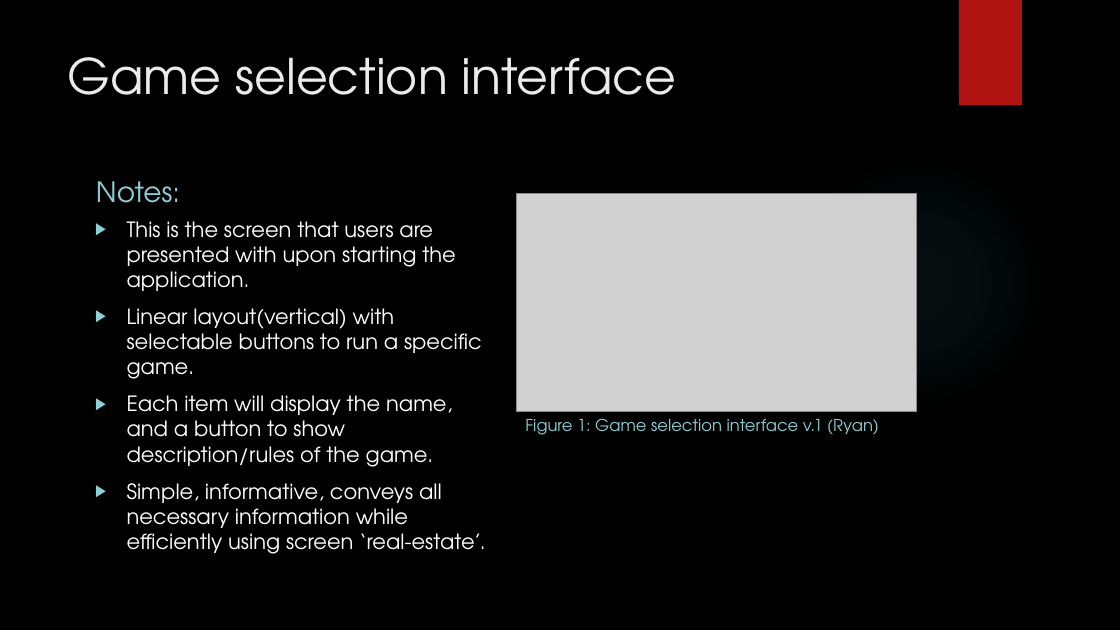
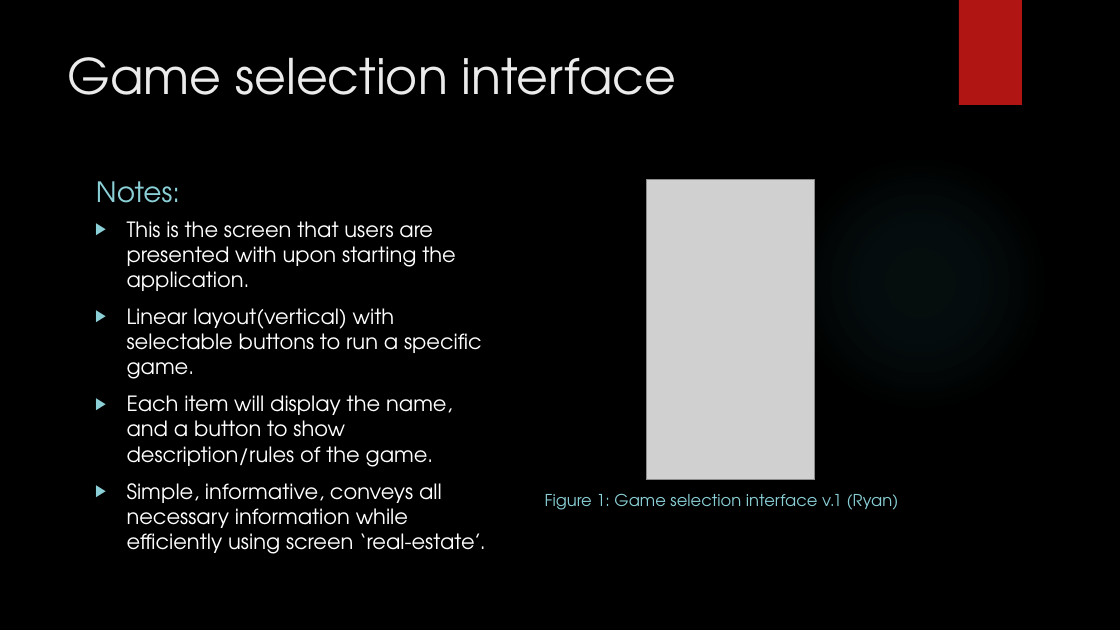
Before and after one commit to IgnitionOrk/SCaR_Arcade, a slide deck: slide 5 of SCaRArcade.pptx. Drawn at 1120x630 pixels with LibreOffice and Linux fonts; fonts in the diff are those of the drawing; grey boxes stand for pictures; background and template pictures are left out. Boxes give left, top, right and bottom in pixels: in the first picture for what was removed or moved away, otherwise in the second. Text is boxed around its words. In the diff, an @@ line names an element or a change of style, - is before the commit and + after.

```diff
--- a/SCaRArcade.pptx
+++ b/SCaRArcade.pptx
@@ picture removed at (517, 193, 917, 411) @@
@@ picture added at (646, 180, 815, 480) @@
@@ text "Figure 1: Game selection interface ...": place and size @@
-text "Figure 1: Game selection interface ..." at (525, 418, 879, 435)
+text "Figure 1: Game selection interface ..." at (545, 493, 899, 510)
```
Also in this commit, not shown: 2 other slides changed, 1 slide added.
